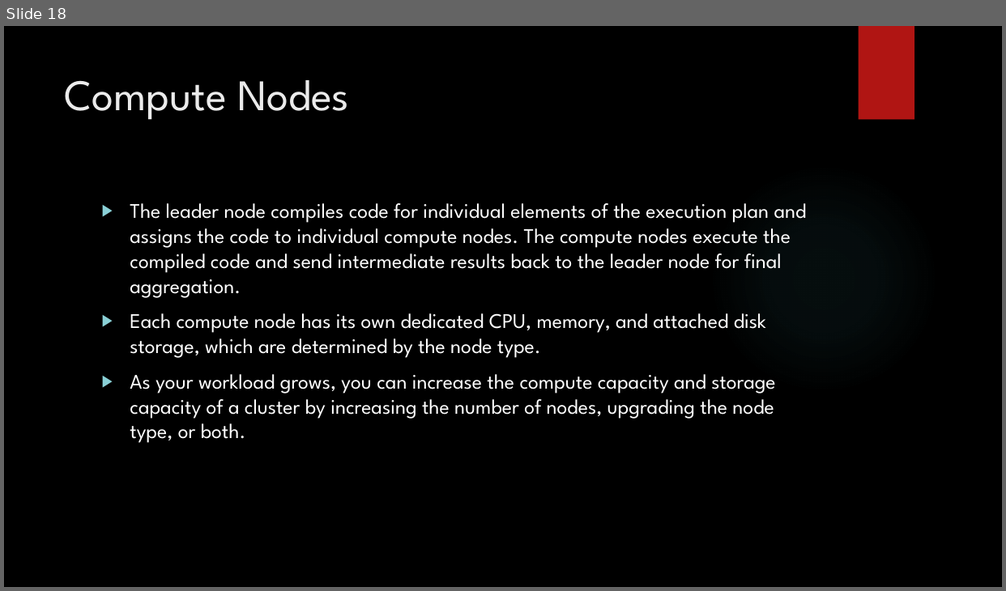
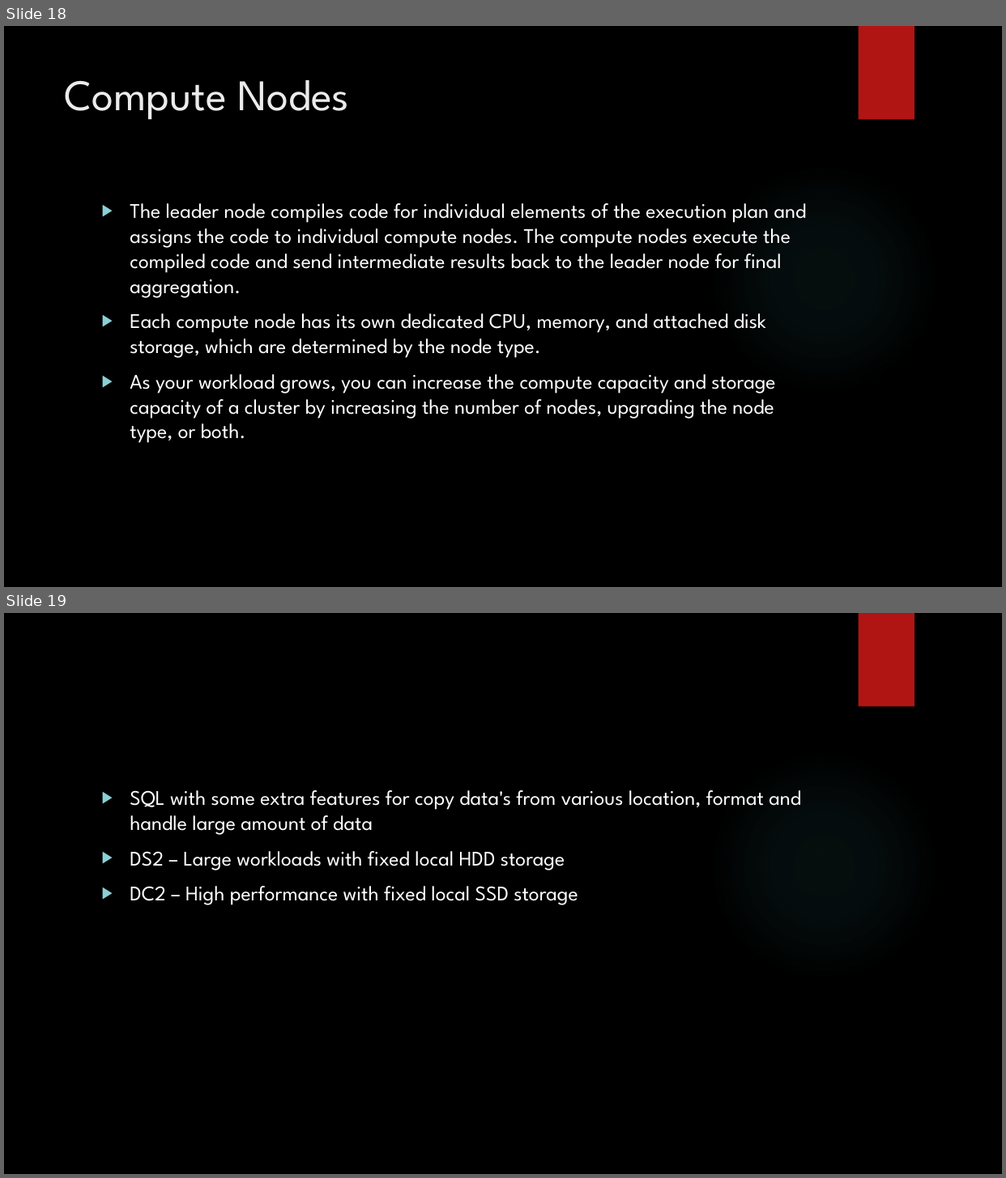
Before and after one commit to karthick1808/Hadoop, a slide deck: RedShift.pptx. Shown one above the other, each under a label of ours: slide 18 before the commit, slides 18 and 19 after it. The pictures are 1006x591 and 1006x1178 pixels, drawn with LibreOffice and Linux fonts; fonts in the diff are those of the drawing; background and template pictures are left out. Boxes give left, top, right and bottom in pixels: in the first picture for what was removed or moved away, otherwise in the second. Text is boxed around its words. In the diff, an @@ line names an element or a change of style, - is before the commit and + after.

```diff
--- a/RedShift.pptx
+++ b/RedShift.pptx
@@ slide 19 added at [4, 613, 1002, 1174], background picture (left out); not listed: 2 template elements that a slide beside it also shows @@
@@ text added at [130, 790, 801, 905], 20 pt, text #FFFFFF @@
+▶ SQL with some extra features for copy data's from various location, format and handle large amount of data
+▶ DS2 – Large workloads with fixed local HDD storage
+▶ DC2 – High performance with fixed local SSD storage
```
Also in this commit, not shown: 6 other slides added, 4 other files.
